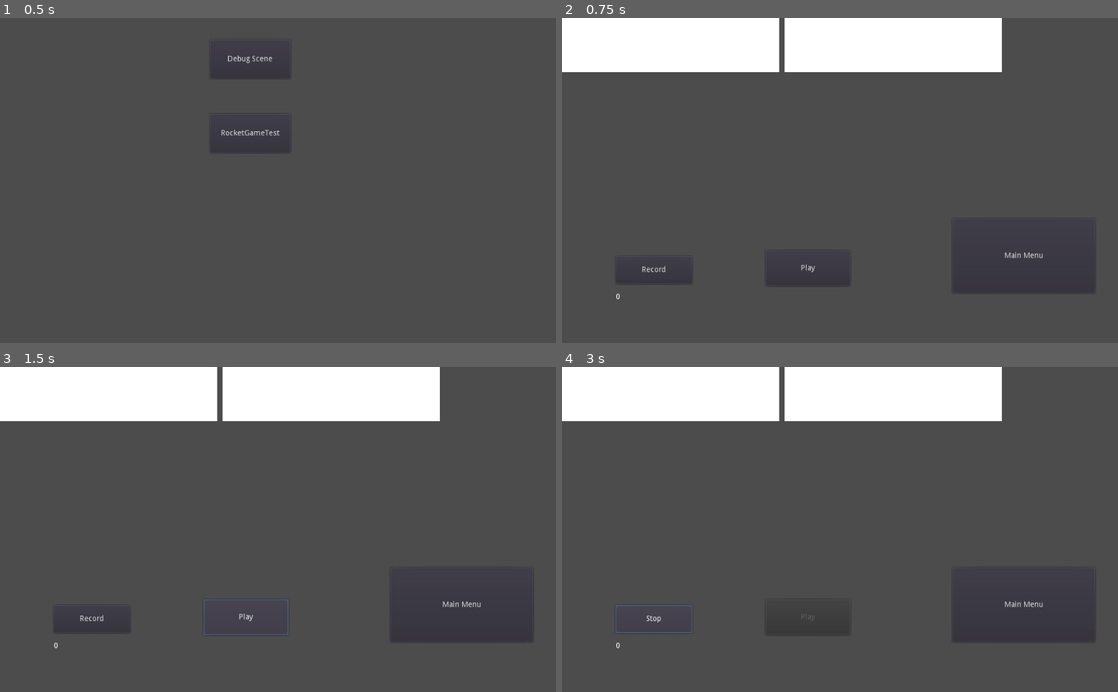
Above: before the commit, frames 1-4 (two rows, left to right).
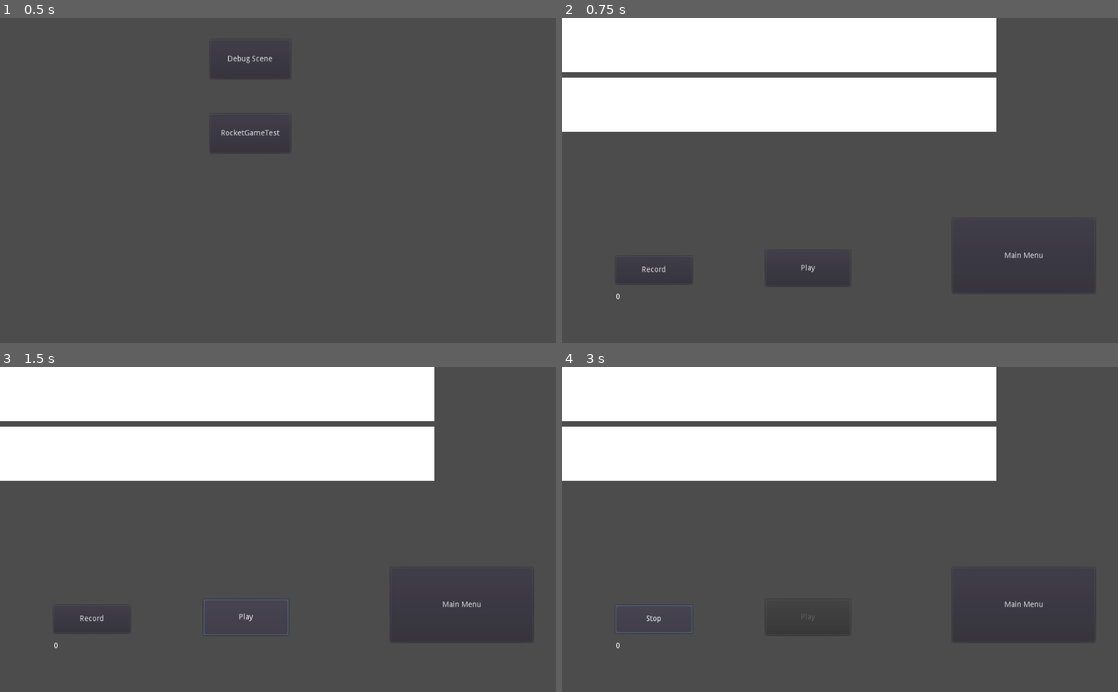
Above: after the commit, the same moments.

Repository: skoskosko/MusicGame
Game: Godot game, scene res://Scenes/MainScene.tscn
Same seed, same stepped clock (60 frames per second), same inputs: the game is played once before the commit and once after it.
Inputs:
- Up to frame 1 (0.5 s): no input
- Up to frame 2 (0.75 s): click "Debug Scene" at 0.5 s
- Up to frame 3 (1.5 s): click "Play" at 1.25 s
- Up to frame 4 (3 s): click "Play" at 2 s; click "Record" at 2.75 s

Frame 1 is identical in both runs. In frame 2, 13% of the frame differs, in the area x 0-80%, y 0-36%; in frame 3, 13%; in frame 4, 13%.
Error in both runs: Invalid get index 'format' (on base: 'Nil'). (res://SceneScripts/DebugScript.gd:33)

Commit message:
Add some things

Diff:
--- a/SceneScripts/DebugScript.gd
+++ b/SceneScripts/DebugScript.gd
@@ -41,7 +41,7 @@
 
 # Draw Spectrum
 
-const VU_COUNT = 16
+const VU_COUNT = 800
 const FREQ_MAX = 11050.0
 const MIN_DB = 60
 func draw_spectrum(spectrum, width=400, height=100, x=0, y=0):
@@ -76,8 +76,8 @@
 		return hz_val
 
 func _draw():
-	draw_spectrum(output_spectrum, 400, 100, 0, 0)
-	draw_spectrum(recorder_spectrum, 400, 100, 410, 0)
+	draw_spectrum(output_spectrum, 800, 100, 0, 0)
+	draw_spectrum(recorder_spectrum, 800, 100, 0, 110)
 	$Pitch.text = str(get_pitch(recorder_spectrum))
 
 
